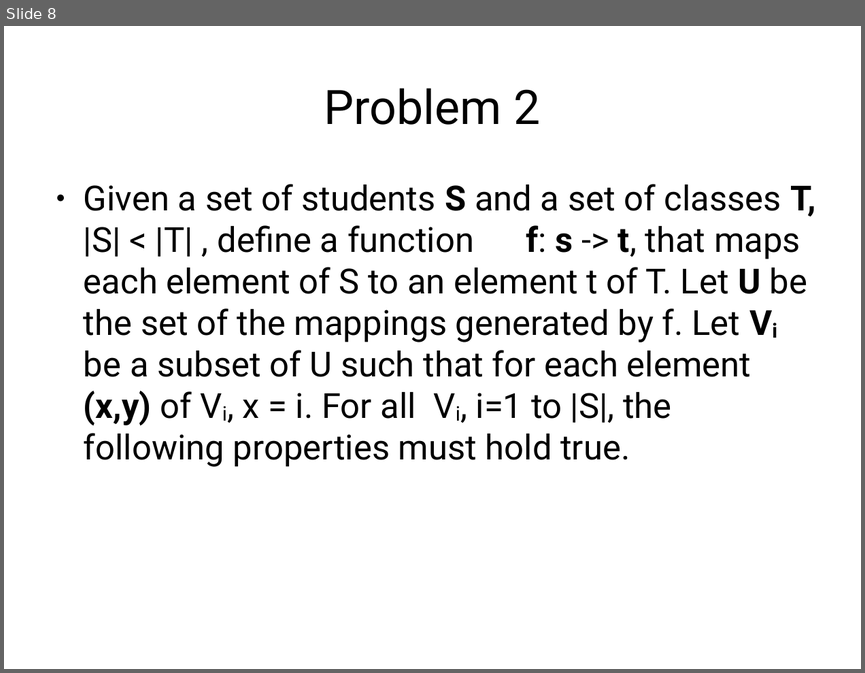
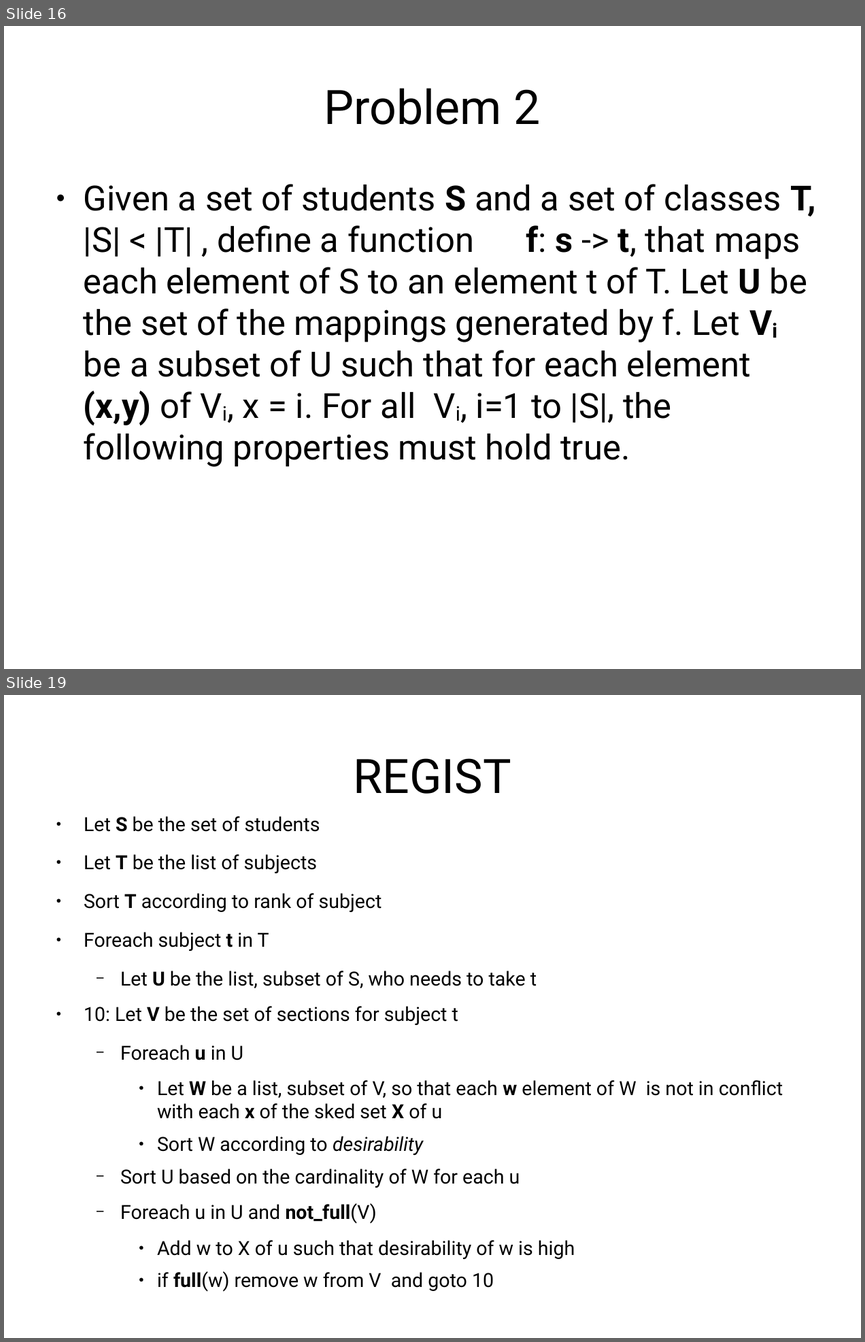
Before and after one commit to jachermocilla/jach-homepage, a slide deck: seminar-2008.odp. Shown one above the other, each under a label of ours: slide 8 before the commit, slides 16 and 19 after it; the slides between them are not shown. The pictures are 865x673 and 865x1342 pixels, drawn with LibreOffice and Linux fonts; fonts in the diff are those of the drawing. Boxes give left, top, right and bottom in pixels: in the first picture for what was removed or moved away, otherwise in the second. Text is boxed around its words. In the diff, an @@ line names an element or a change of style, - is before the commit and + after.

```diff
--- a/seminar-2008.odp
+++ b/seminar-2008.odp
@@ slide 19 added at box(4, 695, 861, 1338), background #FFFFFF @@
@@ title added at box(354, 758, 511, 794), 44 pt, text #000000 @@
+REGIST
@@ text added at box(84, 816, 783, 1291), 18 pt, text #000000 @@
+● Let S be the set of students
+● Let T be the list of subjects
+● Sort T according to rank of subject
+● Foreach subject t in T
+  − Let U be the list, subset of S, who needs to take t
+● 10: Let V be the set of sections for subject t
+  − Foreach u in U
+    ● Let W be a list, subset of V, so that each w element of W is not in conflict with each x of the sked set X of u
+    ● Sort W according to desirability
+  − Sort U based on the cardinality of W for each u
+  − Foreach u in U and not_full(V)
+    ● Add w to X of u such that desirability of w is high
+    ● if full(w) remove w from V and goto 10
@@ what was slide 8 is now slide 16 @@
```
Also in this commit, not shown: 3 slides changed, 24 other slides added, 1 other file.
